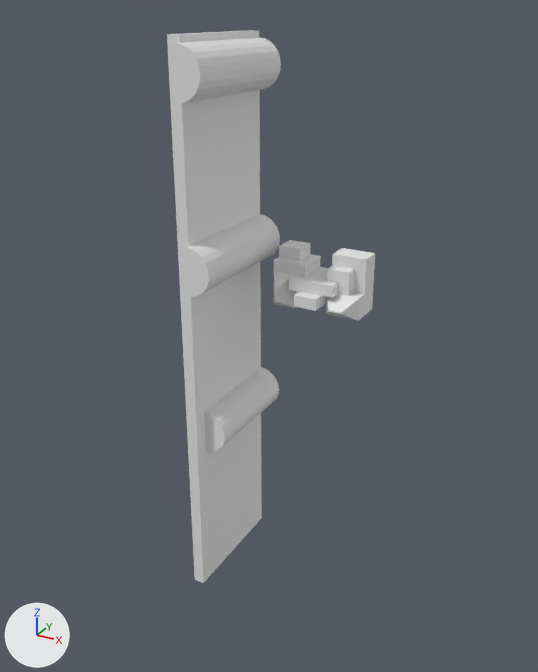
Two versions of the OBJ model landstalker/data/proxies/arch_636.obj, one commit apart.
One viewpoint serves both versions: a camera (50 mm lens) standing at (752.0, -905.0, 986.0) and looking at (313.0, -107.0, 587.0). Arrows for +X, +Y and +Z are at lower left; the lights stay in place. The older version comes first. Where no turn or scale is listed for an object, it has been applied to the vertices. Vertices at exactly the same position are counted once.

Script lines for the objects in view, before the commit:
```python
me_arch_636 = bpy.data.meshes.new('arch_636')
me_arch_636.from_pydata(...)  # 188 vertices, 172 faces; spans x 224.0..416.0, y -188.0..0.0, z 192.0..960.0
ob_arch_636 = bpy.data.objects.new('arch_636', me_arch_636)
ob_arch_636.location = (0.0, 0.0, 0.0)
```
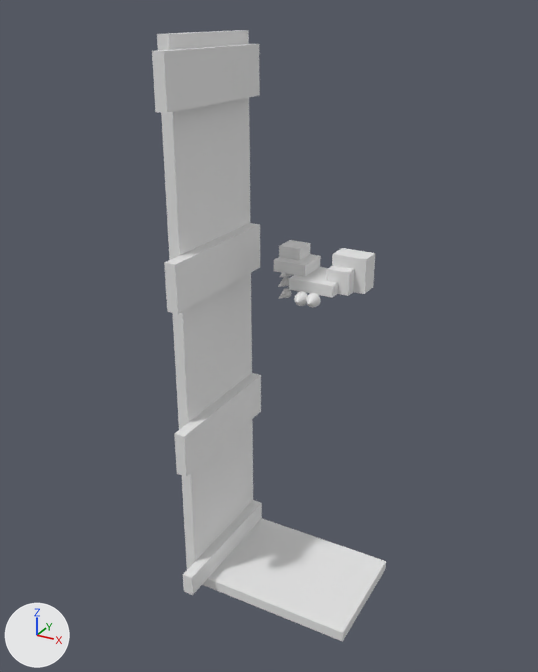
Commit message: Rocky arch room 636 re-measured (not yet a surface)

What differs and where, as boxes (x1, y1, x2, y2) in the pictures (538 x 672 px):
'arch_636', reshaped (12% wider, 11% taller): before (167, 30, 375, 583); after (152, 30, 386, 642)
part 1 of me_arch_636, added: after (174, 373, 261, 477)
part 2 of me_arch_636, added: after (164, 223, 260, 314)
part 3 of me_arch_636, added: after (152, 44, 260, 113)
part 4 of me_arch_636, added: after (278, 288, 292, 299)
part 5 of me_arch_636, added: after (278, 277, 289, 287)
part 6 of me_arch_636, added: after (294, 291, 308, 306)
part 7 of me_arch_636, added: after (306, 293, 321, 308)
part 8 of me_arch_636, deleted: before (204, 367, 279, 452)
part 9 of me_arch_636, deleted: before (186, 214, 280, 297)
part 10 of me_arch_636, deleted: before (174, 37, 281, 104)
part 11 of me_arch_636, reshaped: before (167, 30, 262, 583); after (157, 30, 386, 642)
part 12 of me_arch_636, deleted: before (274, 271, 373, 321)

The change, as a diff of the scene's bpy script:
```diff
--- a/landstalker/data/proxies/arch_636.obj.py
+++ b/landstalker/data/proxies/arch_636.obj.py
@@ me_arch_636 @@
 # used by ob_arch_636; location = (0.0, 0.0, 0.0)
-me_arch_636.from_pydata(...)  # 188 vertices, 172 faces; spans x 224.0..416.0, y -188.0..0.0, z 192.0..960.0
+me_arch_636.from_pydata(...)  # 849 vertices, 796 faces; spans x 208.0..464.0, y -208.0..0.0, z 176.0..960.0
+# me_arch_636 part 1: a new loose piece, a box spanning x 224.0..240.0, y -208.0..0.0, z 400.0..464.0
+# me_arch_636 part 2: a new loose piece, a box spanning x 224.0..240.0, y -208.0..0.0, z 640.0..704.0
+# me_arch_636 part 3: a new loose piece, a box spanning x 224.0..240.0, y -208.0..0.0, z 880.0..944.0
+# me_arch_636 part 4: a new loose piece of 168 vertices spanning x 296.0..310.0, y -62.0..-32.0, z 616.0..630.0
+# me_arch_636 part 5: a new loose piece of 168 vertices spanning x 295.0..309.0, y -62.0..-32.0, z 633.0..647.0
+# me_arch_636 part 6: a new loose piece of 112 vertices spanning x 336.0..356.0, y -92.0..-64.0, z 626.0..646.0
+# me_arch_636 part 7: a new loose piece of 112 vertices spanning x 354.0..372.0, y -92.0..-64.0, z 628.0..646.0
+# me_arch_636 part 8: the loose piece of 26 vertices spanning x 240.0..272.0, y -159.0..0.0, z 414.0..478.0 is deleted
+# me_arch_636 part 9: the loose piece of 26 vertices spanning x 240.0..272.0, y -184.0..0.0, z 655.0..719.0 is deleted
+# me_arch_636 part 10: the loose piece of 26 vertices spanning x 240.0..272.0, y -188.0..0.0, z 888.0..952.0 is deleted
+# me_arch_636 part 11
+# 5 vertices are removed from x 224.0..240.0, y -179.0..0.0, z 192.0..960.0
+# 6 faces are deleted
+# 14 vertices are added at x 208.0..464.0, y -208.0..0.0, z 176.0..960.0
+# 5 new vertices lie (16.0, 0.0, 0.0) away from vertices in x 208.0..224.0, y -208.0..0.0, z 192.0..960.0
+# 18 new faces join them
+# me_arch_636 part 12
+# 27 vertices are removed from x 288.0..416.0, y -80.0..0.0, z 608.0..641.0
+# 31 faces are deleted
+# other edits to the shape of me_arch_636 do not show in these pictures
```
